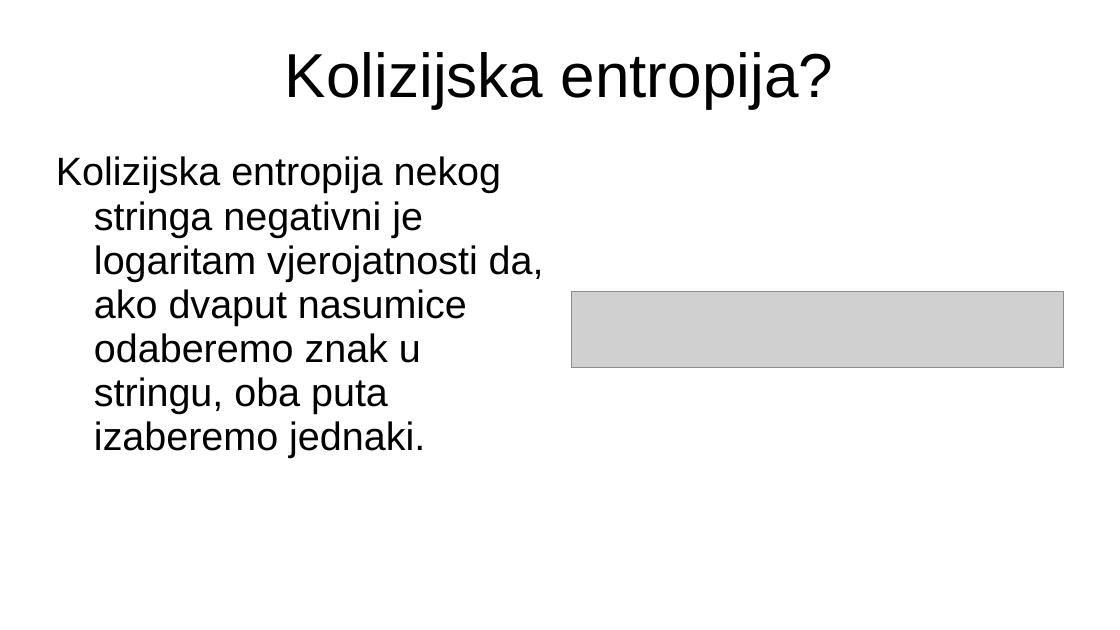
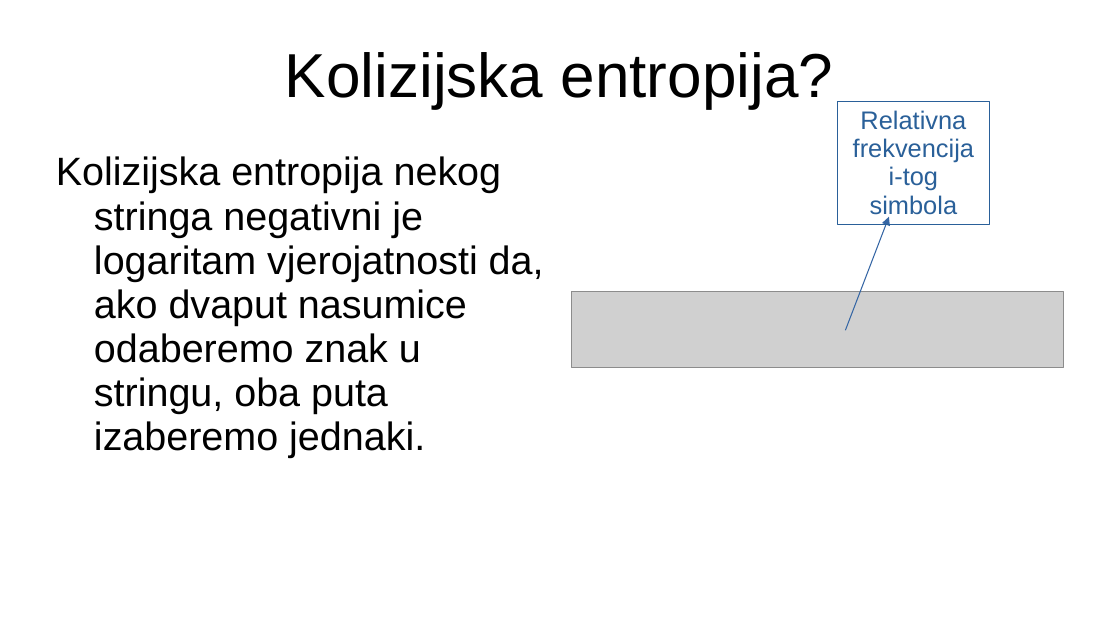
Before and after one commit to FlatAssembler/FlatAssembler.github.io, a slide deck: slide 12 of Karasica.ppt. Drawn at 1120x630 pixels with LibreOffice and Linux fonts; fonts in the diff are those of the drawing; grey boxes stand for pictures. Boxes give left, top, right and bottom in pixels: in the first picture for what was removed or moved away, otherwise in the second. Text is boxed around its words. In the diff, an @@ line names an element or a change of style, - is before the commit and + after.

Commit message:
Explained that `p_i` means `relative frequency`.

```diff
--- a/Karasica.ppt
+++ b/Karasica.ppt
@@ rectangle added at box(837, 102, 990, 225), outline #2A6099 0.74 pt, 18 pt, text #2A6099 @@
+Relativna frekvencija i-tog simbola
@@ arrow added from (846, 330) to (889, 216), #3465A4 0.74 pt @@
```
